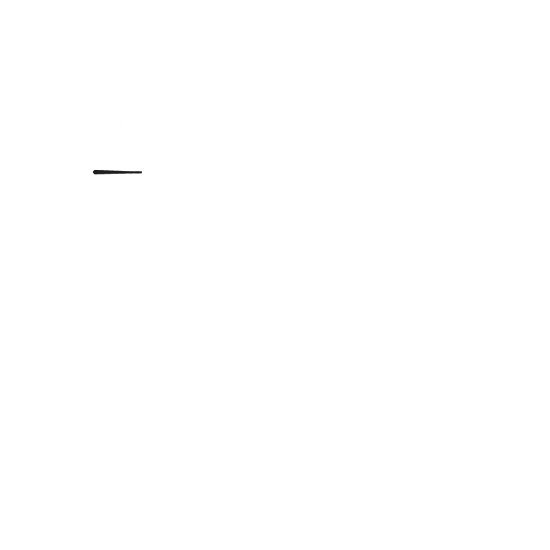
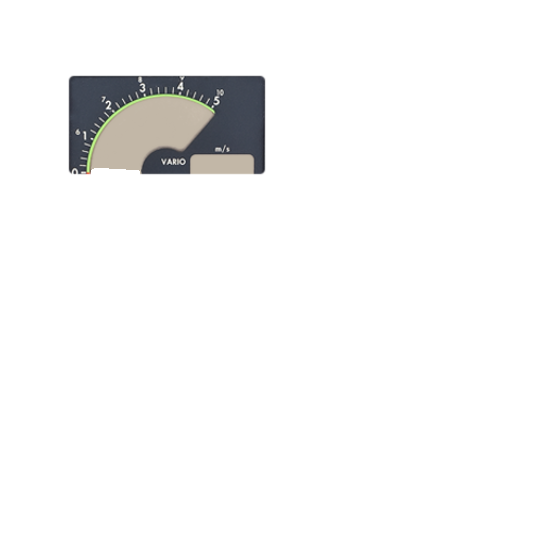
The second 550 × 550 image is a revision of the first. Changes to its layers:
removed layer "Pasted Layer copy #25" over left=92, top=101, right=194, bottom=175
added layer "mask1" above "1" over left=68, top=75, right=266, bottom=175
